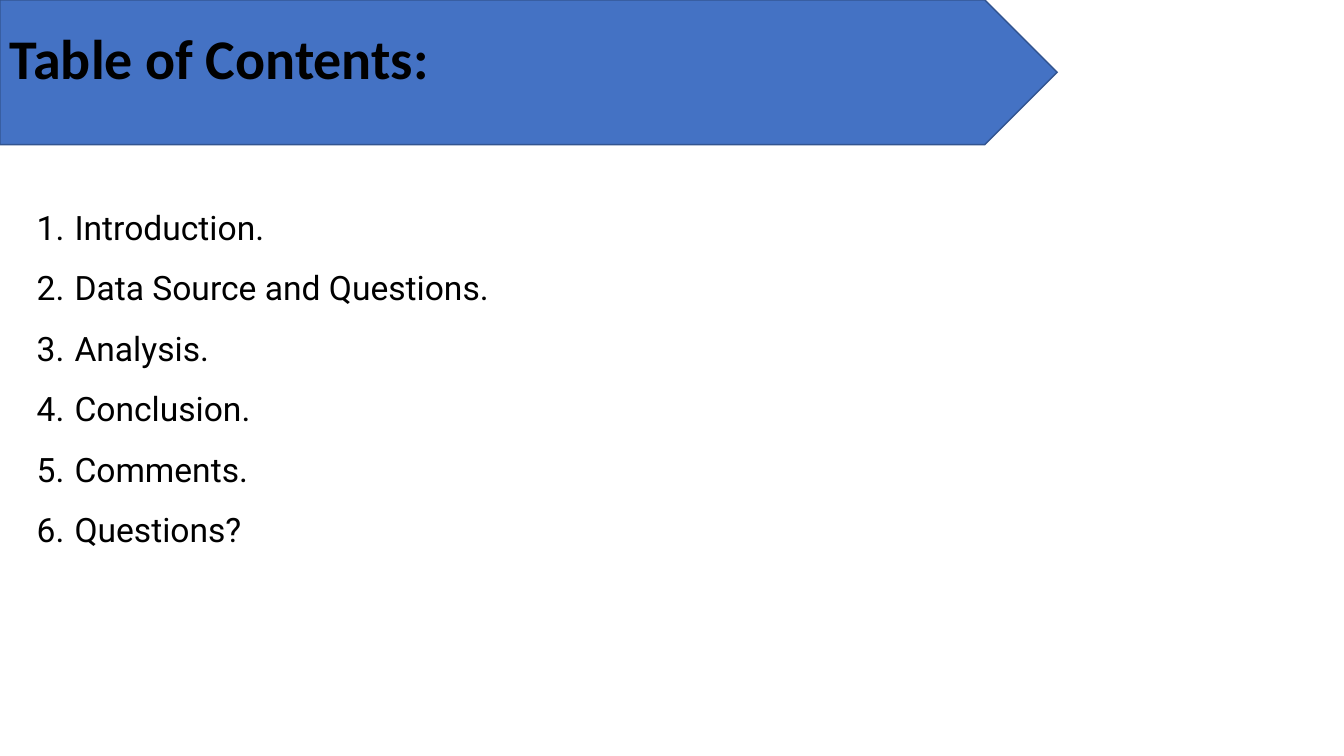
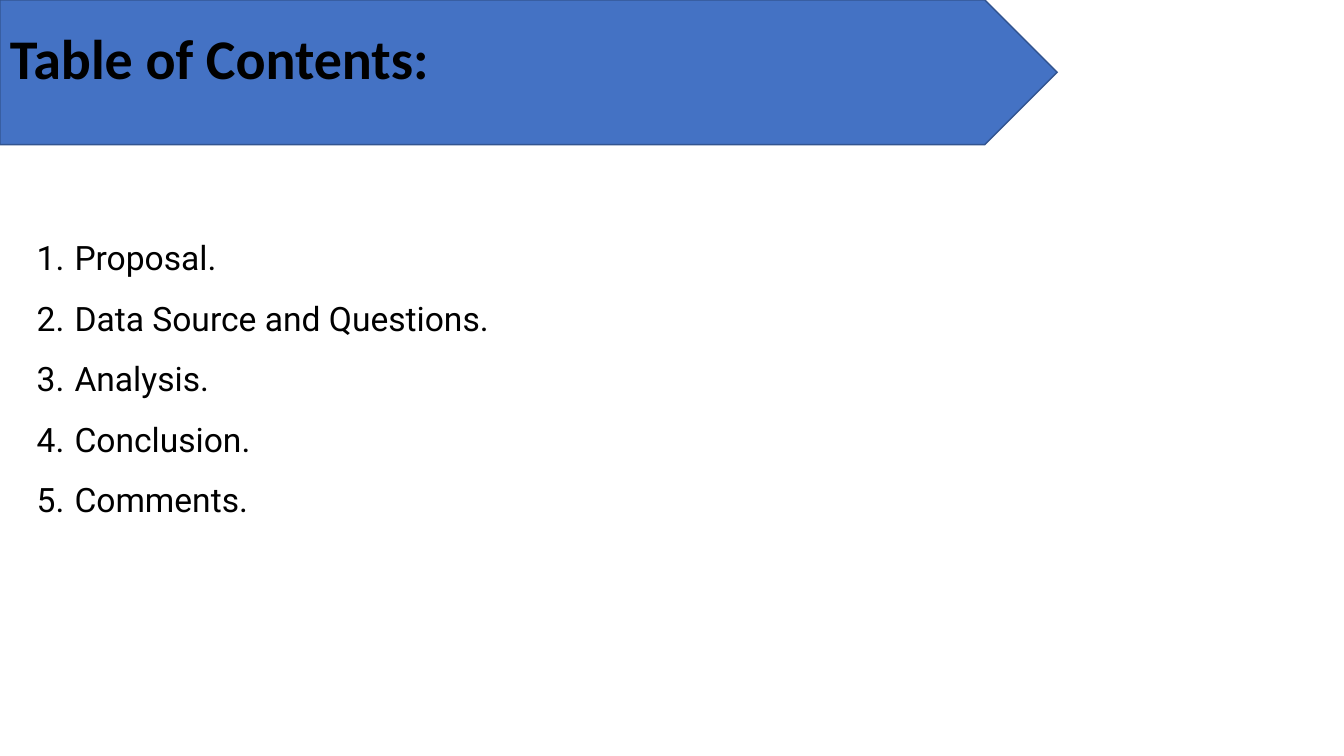
Before and after one commit to kristianrafuse/Canadian-Household-Finance-Study, a slide deck: slide 2 of Final Project 1.pptx. Drawn at 1344x756 pixels with LibreOffice and Linux fonts; fonts in the diff are those of the drawing. Boxes give left, top, right and bottom in pixels: in the first picture for what was removed or moved away, otherwise in the second. Text is boxed around its words. In the diff, an @@ line names an element or a change of style, - is before the commit and + after.

```diff
--- a/Final Project 1.pptx
+++ b/Final Project 1.pptx
@@ subtitle at <box>75,244,217,277</box>: text changed @@
-1. Introduction.
+1. Proposal.
@@ subtitle at <box>75,517,242,546</box>: paragraph removed @@
-6. Questions?
```
Also in this commit, not shown: 12 other slides changed, 1 slide added, 3 slides removed.
